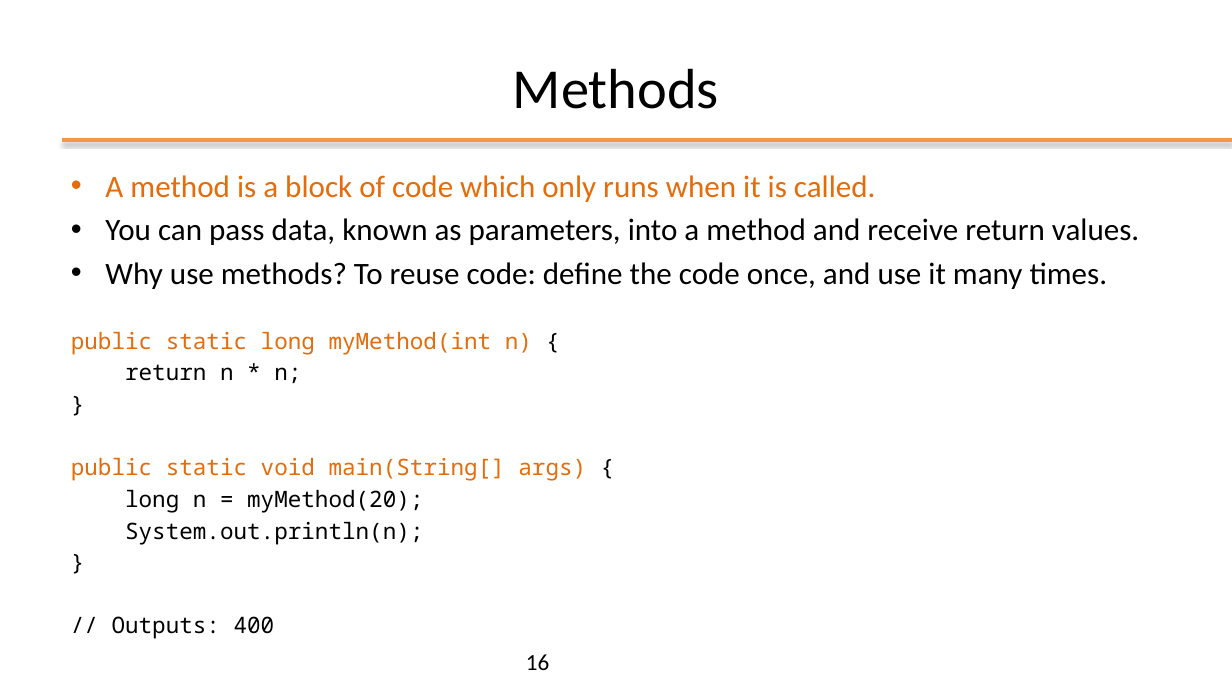
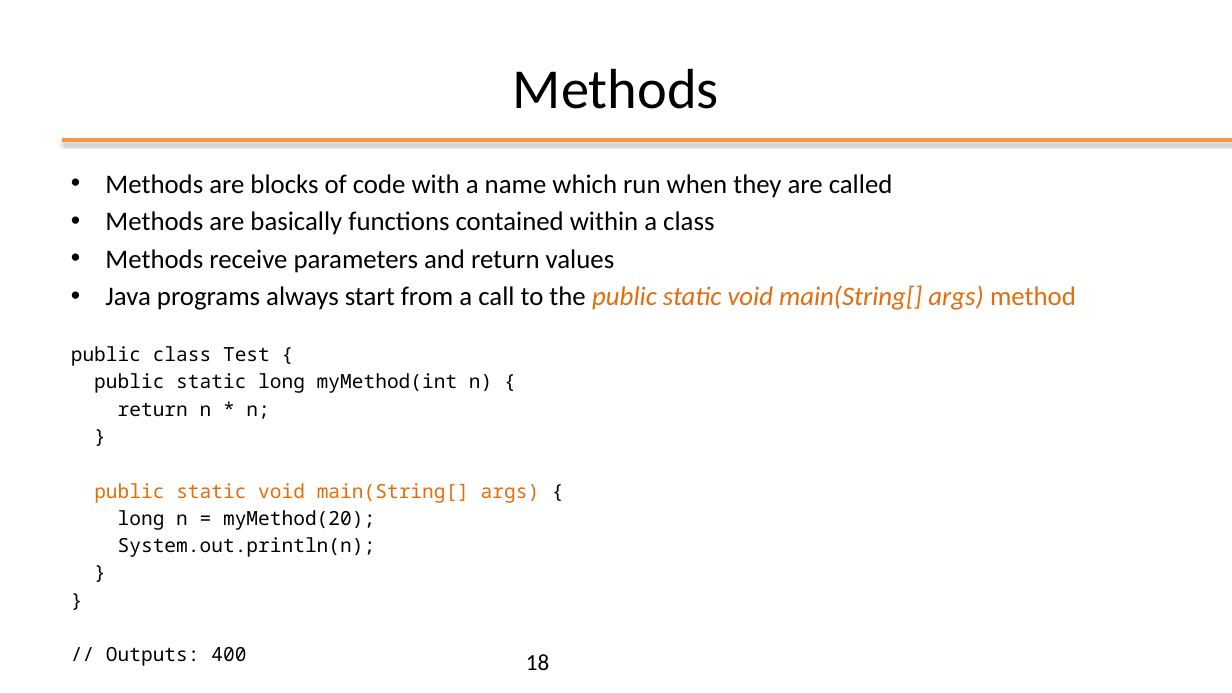
Before and after one commit to plctechnician/ooprogramming, a slide deck: slide 18 of java/slides/ppt/02 - Java Basics.pptx (slide 16 before the commit). Drawn at 1232x693 pixels with LibreOffice and Linux fonts; fonts in the diff are those of the drawing; background and template pictures are left out. Boxes give left, top, right and bottom in pixels: in the first picture for what was removed or moved away, otherwise in the second. Text is boxed around its words. In the diff, an @@ line names an element or a change of style, - is before the commit and + after.

```diff
--- a/java/slides/ppt/02 - Java Basics.pptx
+++ b/java/slides/ppt/02 - Java Basics.pptx
@@ text at bbox=[71, 174, 1076, 557]: paragraph added @@
+}
@@ text at bbox=[71, 174, 1076, 366]: text changed; size 24.2 to 20.9 pt @@
-• A method is a block of code which only runs when it is called.
-• You can pass data, known as parameters, into a method and receive return values.
-• Why use methods? To reuse code: define the code once, and use it many times.
+• Methods are blocks of code with a name which run when they are called
+• Methods are basically functions contained within a class
+• Methods receive parameters and return values
+• Java programs always start from a call to the public static void main(String[] args) method
+public class Test {
@@ text at bbox=[94, 373, 540, 557]: size 17.6 to 15.2 pt in "public static long myMethod(int n) {", "return n * n;", "}", "public static void main(String[] args) {" and 4 more places; text colour #E46C0A to #000000 in "public static long myMethod(int n)" @@
@@ page number at bbox=[526, 654, 549, 670]: text changed @@
-16
+18
```
Also in this commit, not shown: 11 other slides changed, 9 slides added, 8 slides removed, 1 other file.
